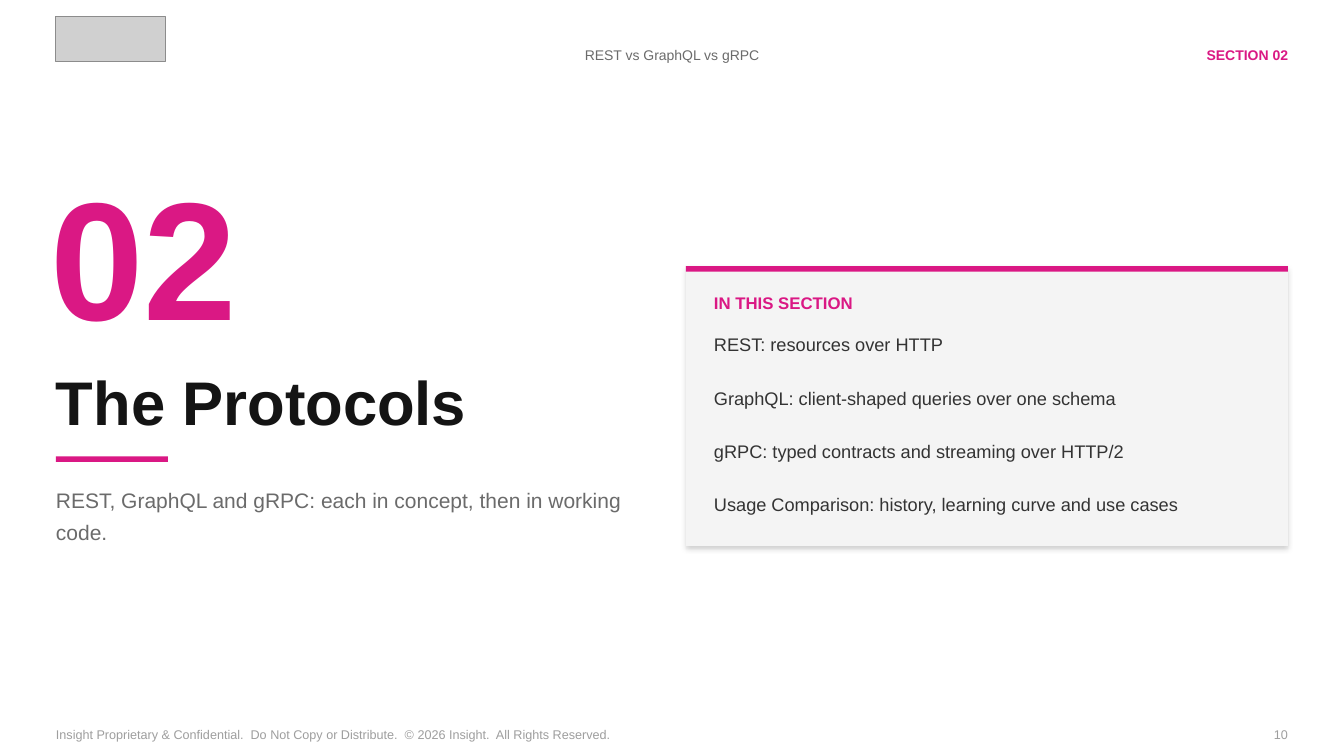
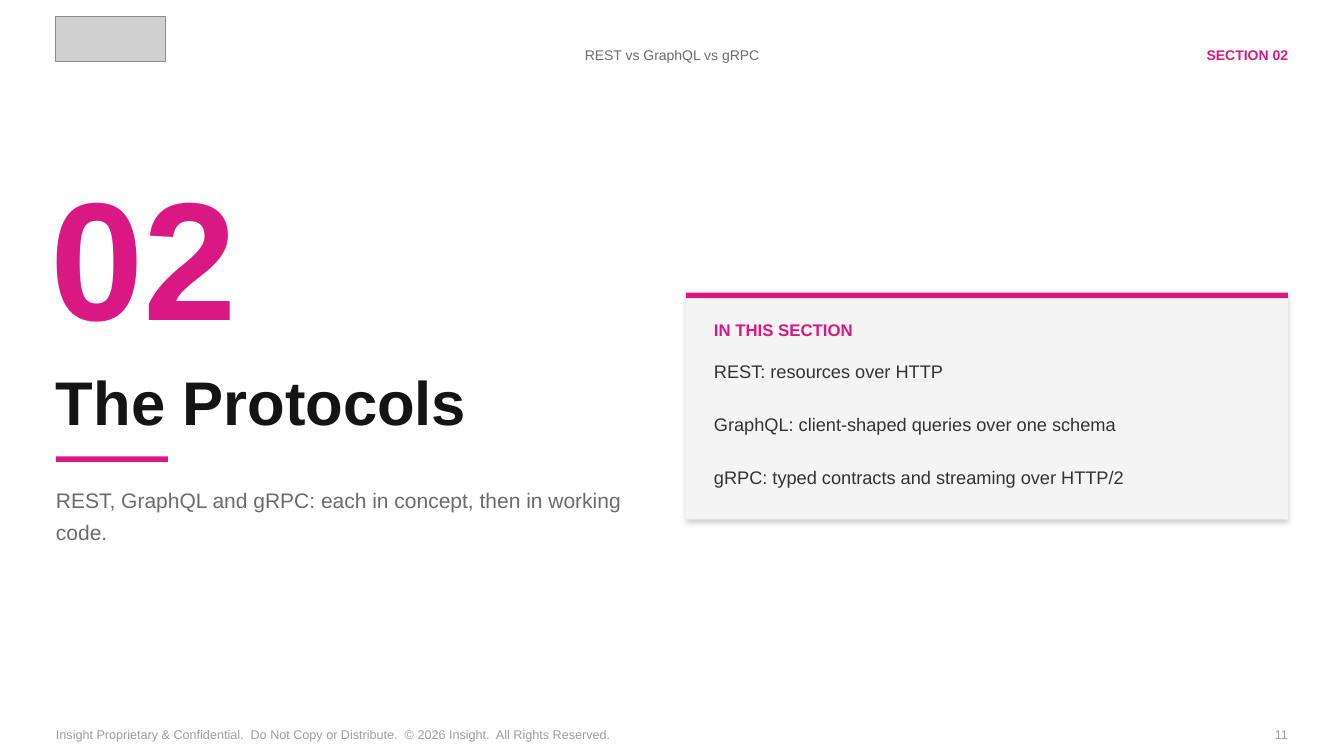
Before and after one commit to spietrek-insight/rest-graphql-grpc-ai-routing, a slide deck: slide 11 of presentation/rest-graphql-grpc-ai-routing-v6.pptx (slide 10 before the commit). Drawn at 1344x756 pixels with LibreOffice and Linux fonts; fonts in the diff are those of the drawing; grey boxes stand for pictures. Boxes give left, top, right and bottom in pixels: in the first picture for what was removed or moved away, otherwise in the second. Text is boxed around its words. In the diff, an @@ line names an element or a change of style, - is before the commit and + after.

Commit message:
move background slide

```diff
--- a/presentation/rest-graphql-grpc-ai-routing-v6.pptx
+++ b/presentation/rest-graphql-grpc-ai-routing-v6.pptx
@@ 4 texts, 1 rectangle: place and size @@
-4 texts, 1 rectangle at [687,266,1289,462]
+4 texts, 1 rectangle at [687,292,1289,488]
@@ rectangle: place and size @@
-rectangle at [687,266,1289,546]
+rectangle at [687,292,1289,519]
@@ text removed at [714,498,1177,515] @@
-Usage Comparison: history, learning curve and use cases
@@ text at [1275,730,1288,739]: text changed @@
-10
+11
```
Also in this commit, not shown: 12 other slides changed, 1 other file.
